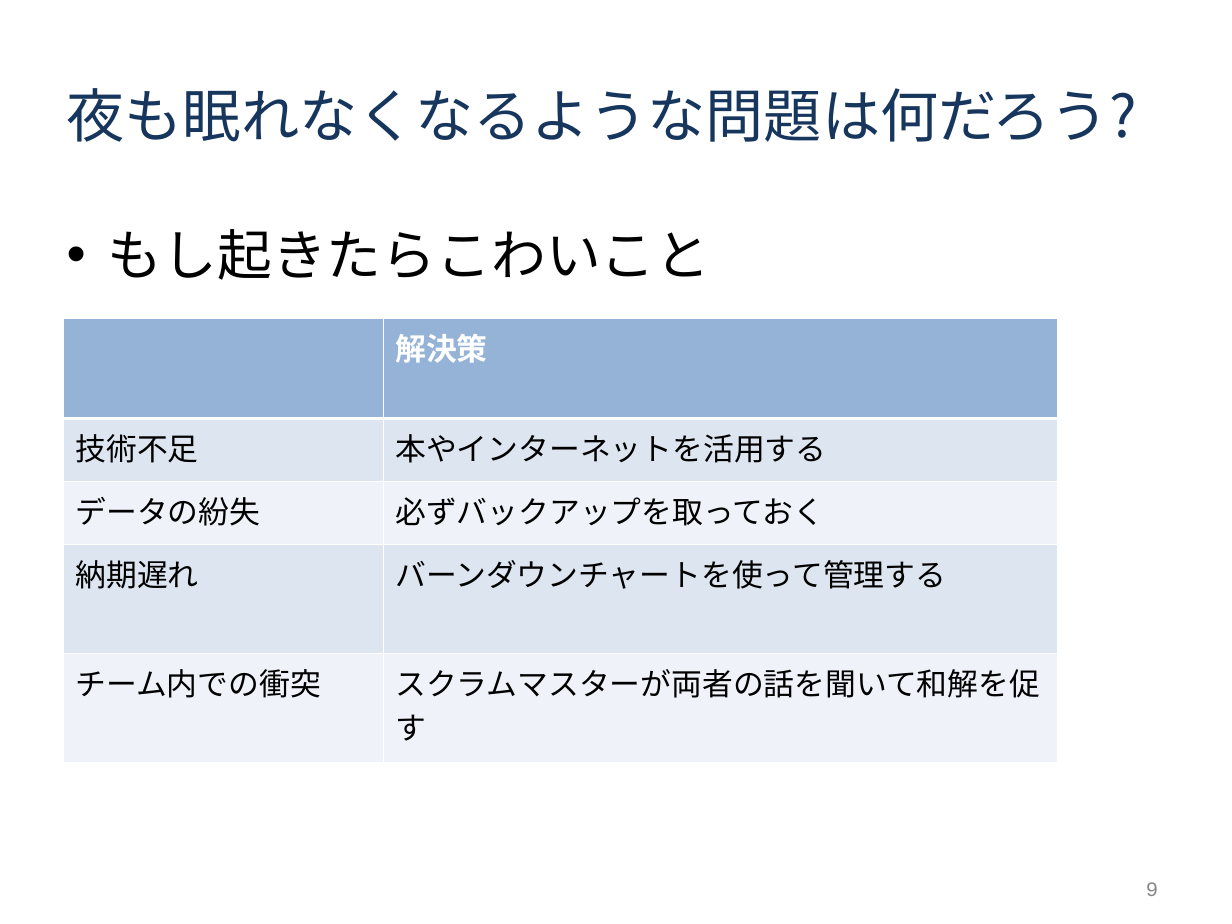
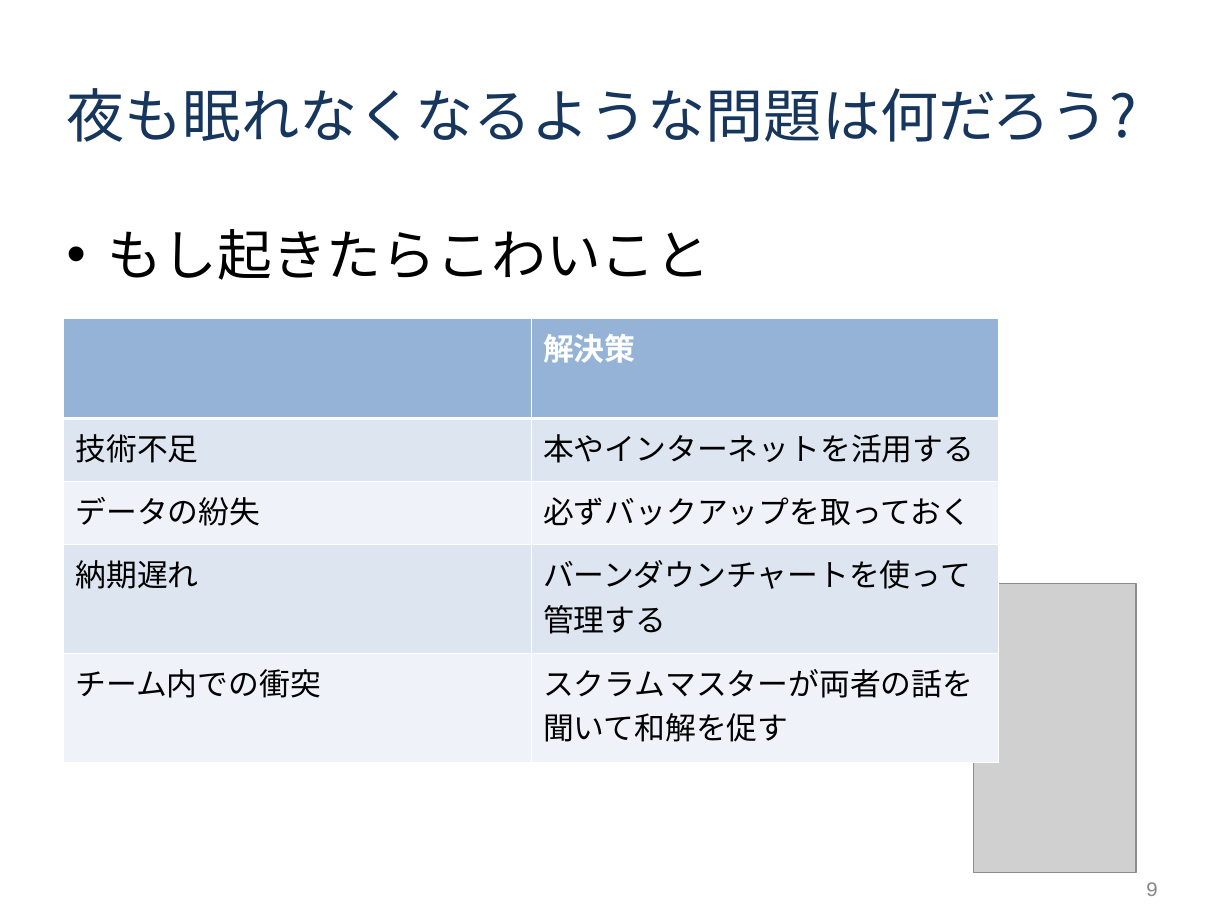
Before and after one commit to tomoyukikondo/yabukiC2017, a slide deck: slide 9 of Ｃ班インセプションデッキ.ppt. Drawn at 1232x924 pixels with LibreOffice and Linux fonts; fonts in the diff are those of the drawing; grey boxes stand for pictures. Boxes give left, top, right and bottom in pixels: in the first picture for what was removed or moved away, otherwise in the second. Text is boxed around its words. In the diff, an @@ line names an element or a change of style, - is before the commit and + after.

```diff
--- a/Ｃ班インセプションデッキ.ppt
+++ b/Ｃ班インセプションデッキ.ppt
@@ table: place and size @@
-table at box(63, 319, 1057, 745)
+table at box(63, 319, 999, 746)
@@ picture added at box(973, 584, 1136, 873) @@
```
Also in this commit, not shown: 5 other slides changed.
